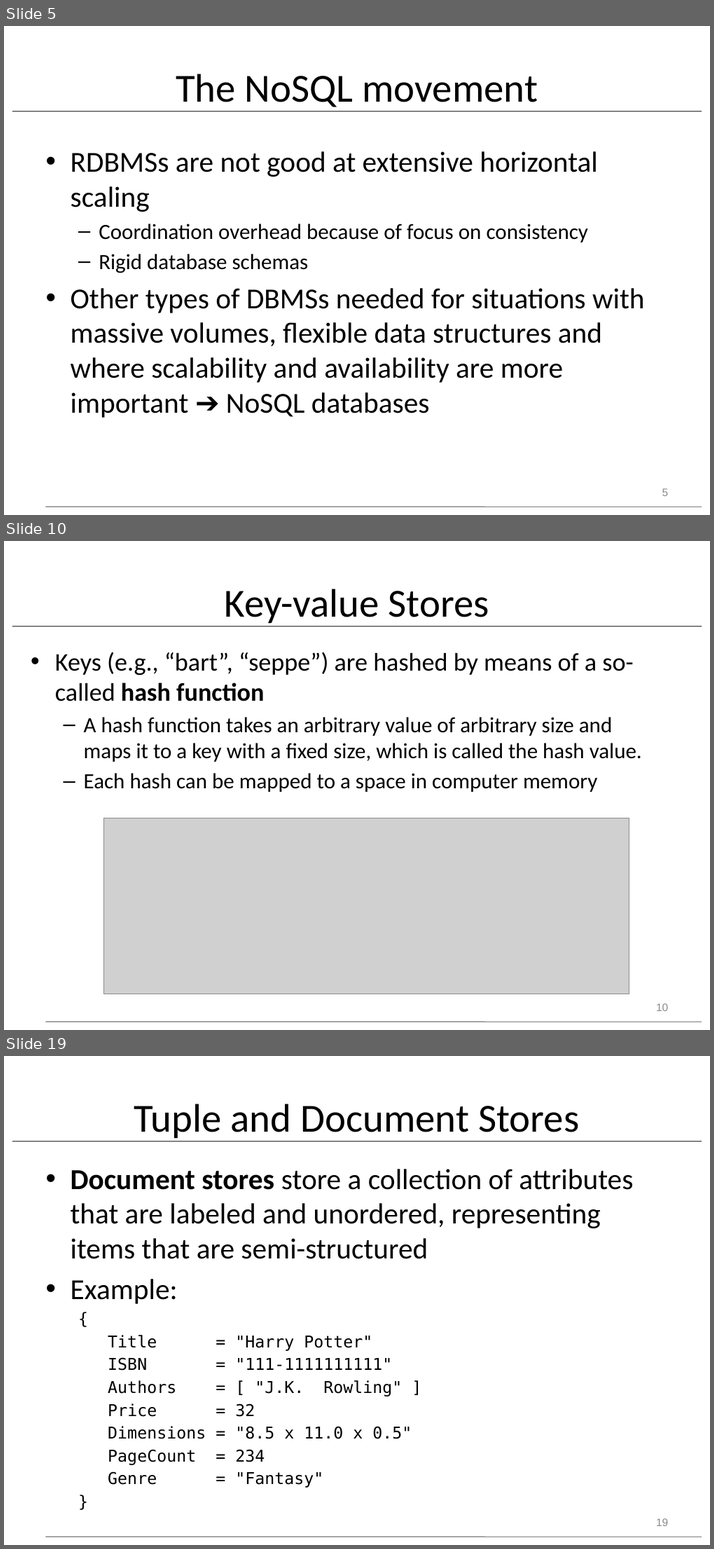
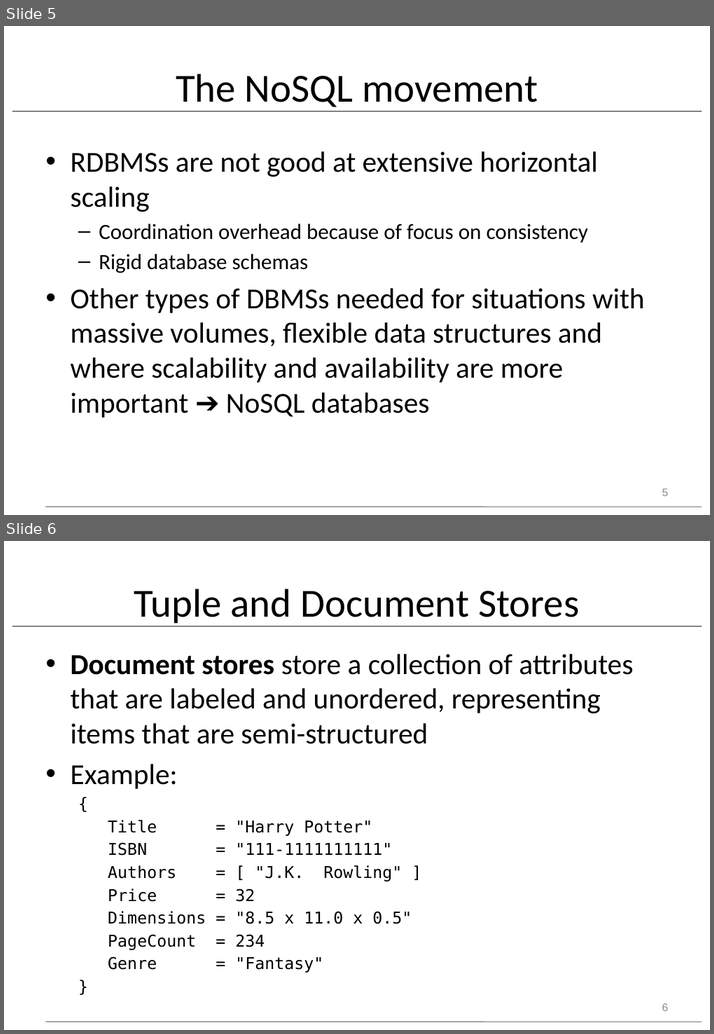
Before and after one commit to dickinson-comp378-fa2025/comp378-web, a slide deck: resources/class27/pdbm-ch11-abbrev.pptx. Shown one above the other, each under a label of ours: slides 5, 10 and 19 before the commit, slides 5 and 6 after it; the slides between them are not shown. The pictures are 714x1549 and 714x1034 pixels, drawn with LibreOffice and Linux fonts; fonts in the diff are those of the drawing; grey boxes stand for pictures. Boxes give left, top, right and bottom in pixels: in the first picture for what was removed or moved away, otherwise in the second. Text is boxed around its words. In the diff, an @@ line names an element or a change of style, - is before the commit and + after.

```diff
--- a/resources/class27/pdbm-ch11-abbrev.pptx
+++ b/resources/class27/pdbm-ch11-abbrev.pptx
@@ slide 10 removed at (x1=4, y1=541, x2=710, y2=1030), background #FFFFFF; not listed: 2 template elements that a slide beside it also shows @@
@@ title removed at (x1=224, y1=589, x2=489, y2=626) @@
-Key-value Stores
@@ text removed at (x1=55, y1=652, x2=642, y2=792) @@
-• Keys (e.g., “bart”, “seppe”) are hashed by means of a so-called hash function
-  – A hash function takes an arbitrary value of arbitrary size and maps it to a key with a fixed size, which is called the hash value.
-  – Each hash can be mapped to a space in computer memory
@@ picture removed at (x1=103, y1=818, x2=630, y2=994) @@
@@ page number removed at (x1=656, y1=1003, x2=668, y2=1011) @@
-10
@@ what was slide 19 is now slide 6 @@
@@ page number at (x1=662, y1=1003, x2=668, y2=1011): text changed @@
-19
+6
```
Also in this commit, not shown: 15 other slides removed, 1 other file.
